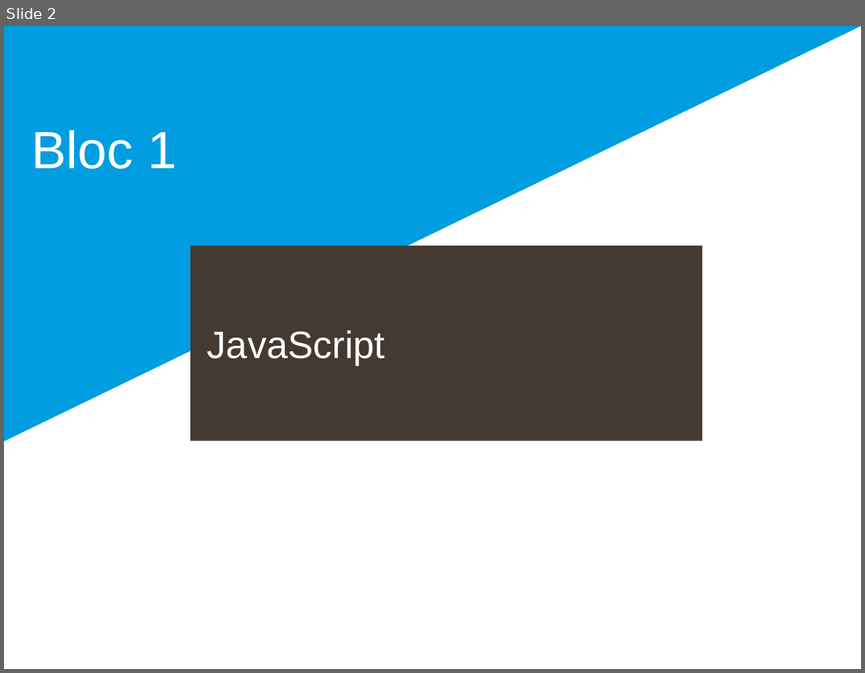
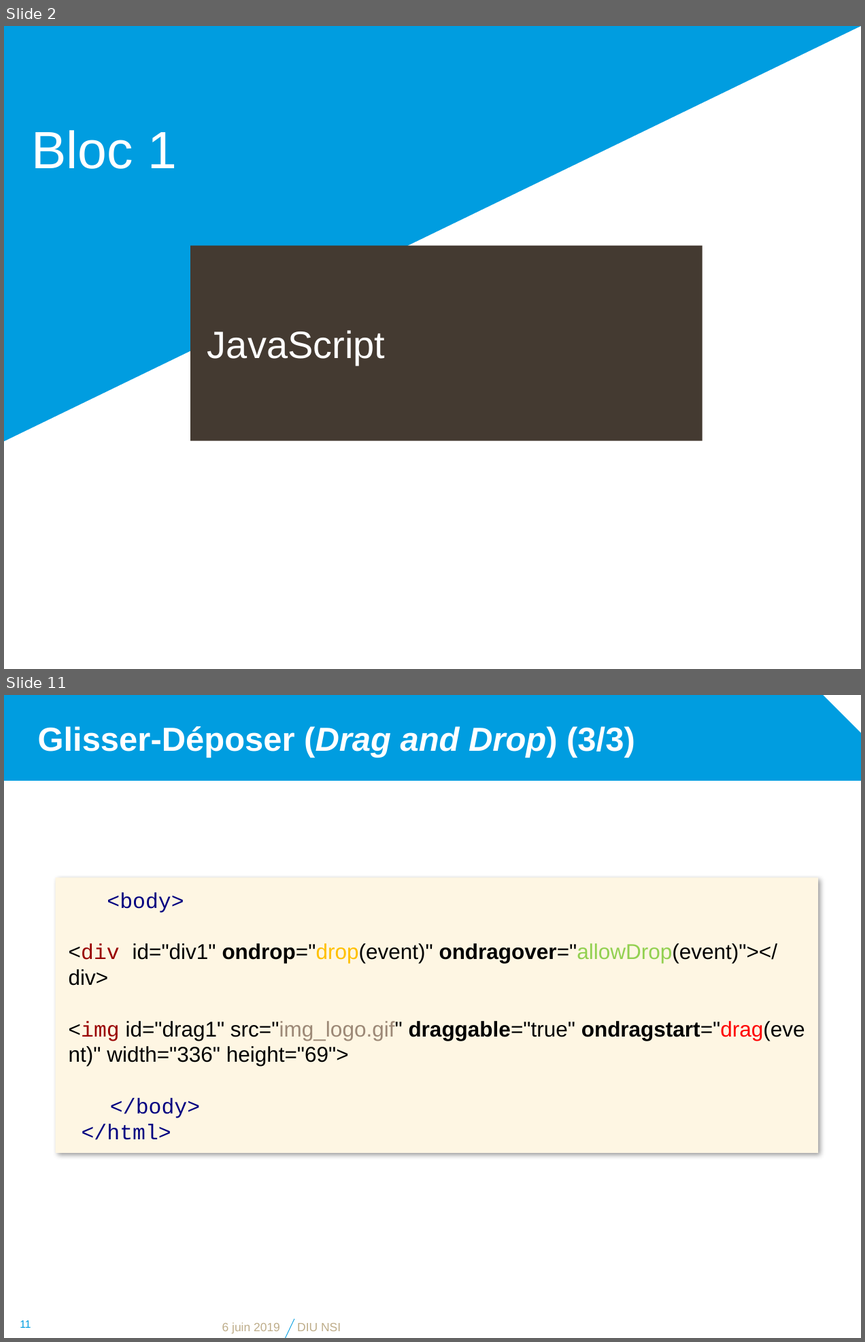
Before and after one commit to diu-uf-bordeaux/bloc1, a slide deck: web/4-JS/JavaScript.pptx. Shown one above the other, each under a label of ours: slide 2 before the commit, slides 2 and 11 after it; the slides between them are not shown. The pictures are 865x673 and 865x1342 pixels, drawn with LibreOffice and Linux fonts; fonts in the diff are those of the drawing; background and template pictures are left out. Boxes give left, top, right and bottom in pixels: in the first picture for what was removed or moved away, otherwise in the second. Text is boxed around its words. In the diff, an @@ line names an element or a change of style, - is before the commit and + after.

```diff
--- a/web/4-JS/JavaScript.pptx
+++ b/web/4-JS/JavaScript.pptx
@@ slide 11 added at <box>4,695,861,1338</box>, background #FFFFFF @@
@@ snip rect added at <box>4,695,861,781</box>, fill #009DE0 @@
@@ title added at <box>38,726,635,758</box>, 28 pt, text #FFFFFF, bold @@
+Glisser-Déposer (Drag and Drop) (3/3)
@@ rectangle added at <box>56,877,818,1153</box>, fill #FEF6E3, 18 pt, text #000000 @@
+<body>
+<div id="div1" ondrop="drop(event)" ondragover="allowDrop(event)"></div>
+<img id="drag1" src="img_logo.gif" draggable="true" ondragstart="drag(event)" width="336" height="69">
+</body>
+</html>
@@ page number added at <box>20,1320,31,1327</box>, 9 pt, text #009DE0 @@
+11
@@ text added at <box>222,1322,280,1334</box>, 10 pt, text #BEAD8A @@
+6 juin 2019
@@ line added from (285, 1338) to (294, 1319), #009DE0 0.5 pt @@
@@ text added at <box>297,1323,341,1331</box>, 10 pt, text #BEAD8A @@
+DIU NSI
```
Also in this commit, not shown: 7 slides changed, 2 other slides added, 1 slide removed, 1 other file.
